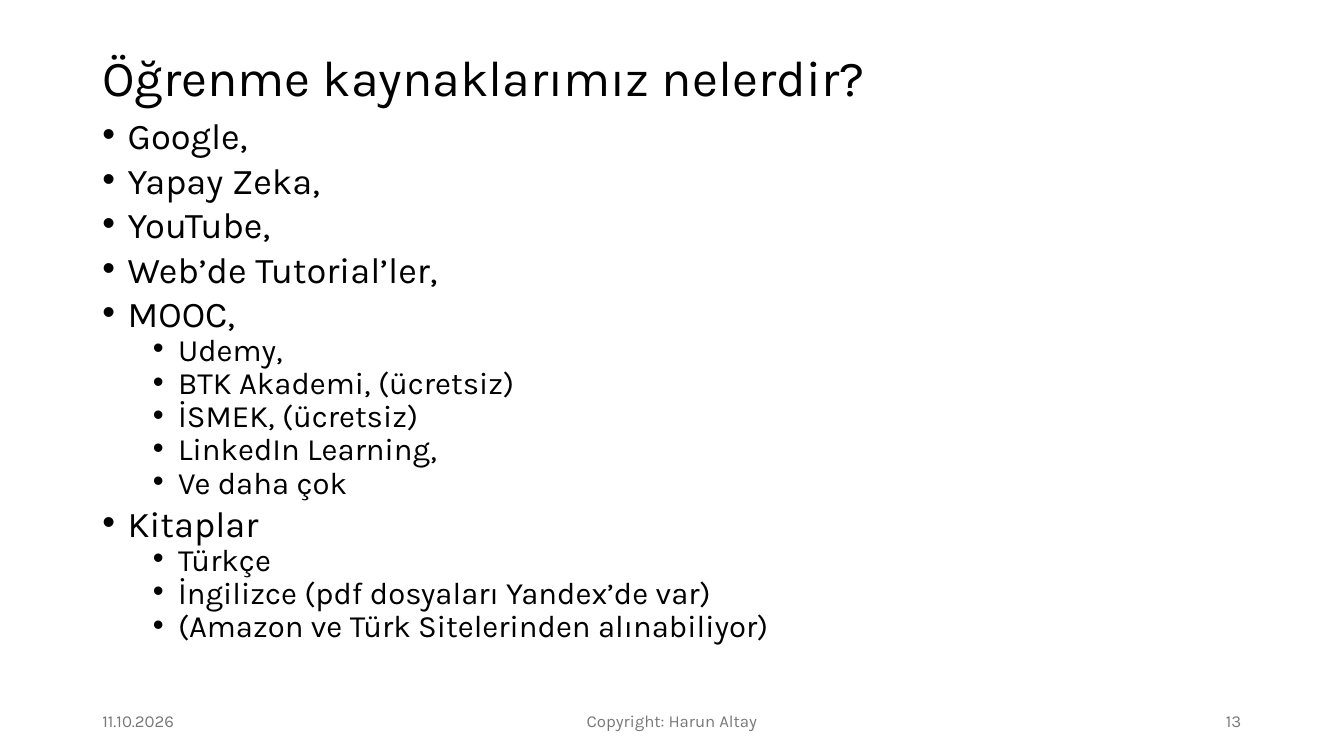
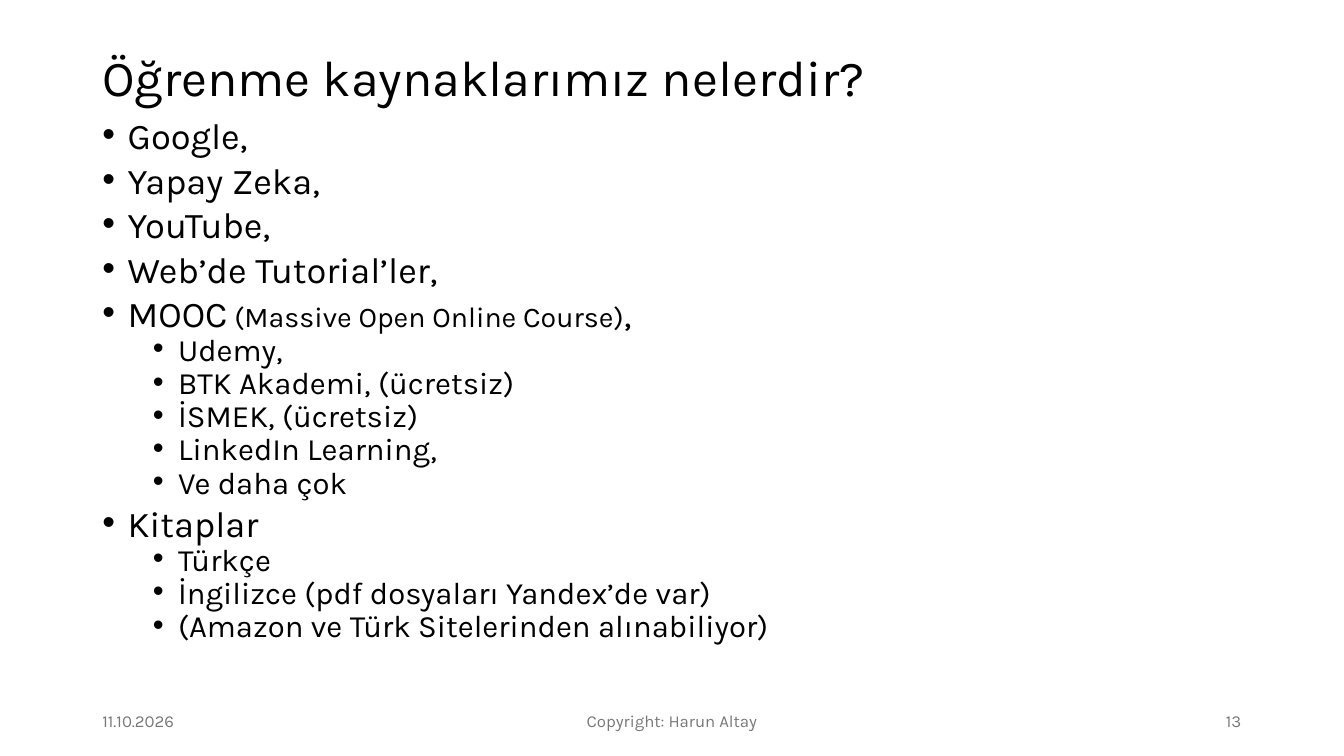
Before and after one commit to harunaltay/harunaltay.github.io, a slide deck: slide 13 of prog-diller/yazilim-sunum/Yazilim-Programlama-Dilleri-Giris.pptx. Drawn at 1344x756 pixels with LibreOffice and Linux fonts; fonts in the diff are those of the drawing. Boxes give left, top, right and bottom in pixels: in the first picture for what was removed or moved away, otherwise in the second. Text is boxed around its words. In the diff, an @@ line names an element or a change of style, - is before the commit and + after.

```diff
--- a/prog-diller/yazilim-sunum/Yazilim-Programlama-Dilleri-Giris.pptx
+++ b/prog-diller/yazilim-sunum/Yazilim-Programlama-Dilleri-Giris.pptx
@@ text at (128,304,624,334): text changed; size 25.9 to 20.4 pt @@
-• MOOC,
+• MOOC (Massive Open Online Course),
```
Also in this commit, not shown: 1 other slide changed, 1 other file.
